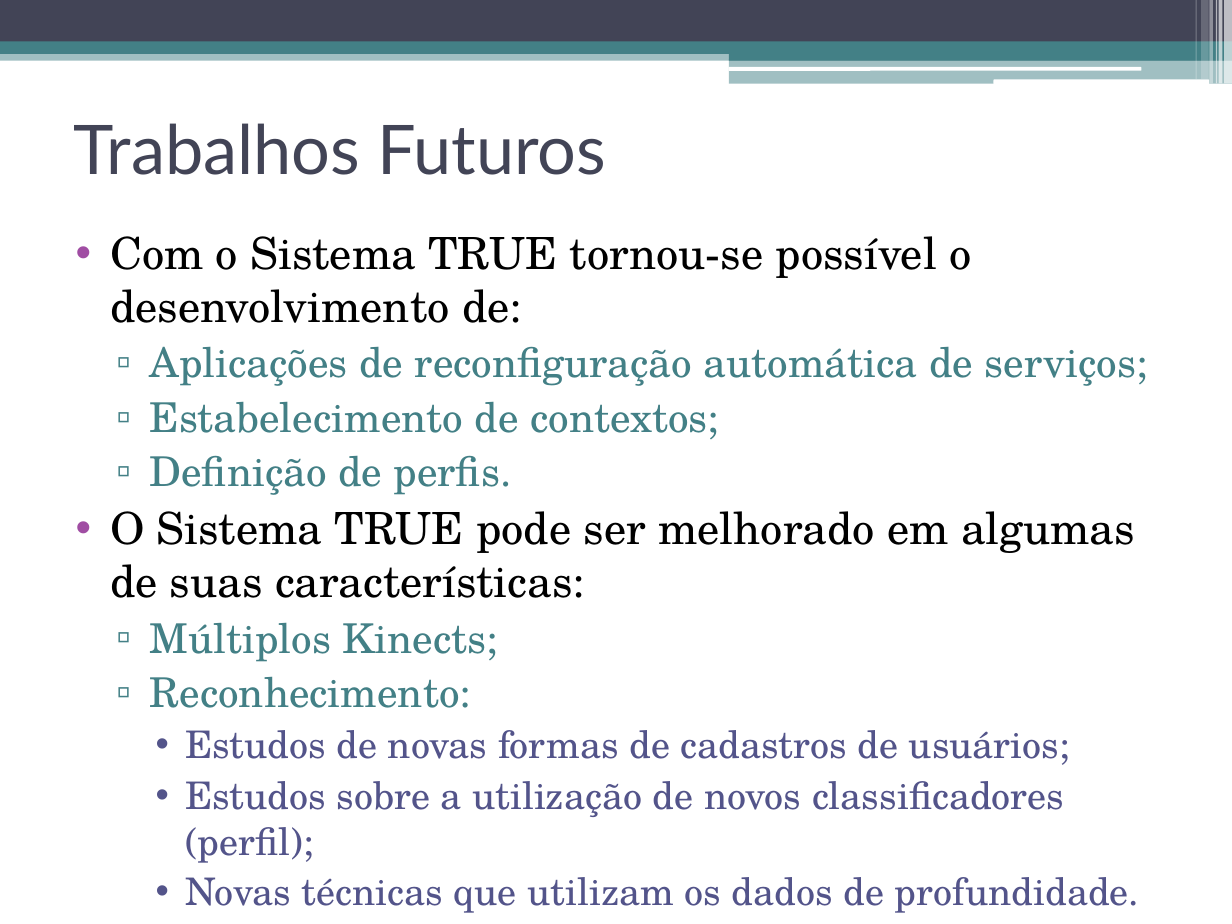
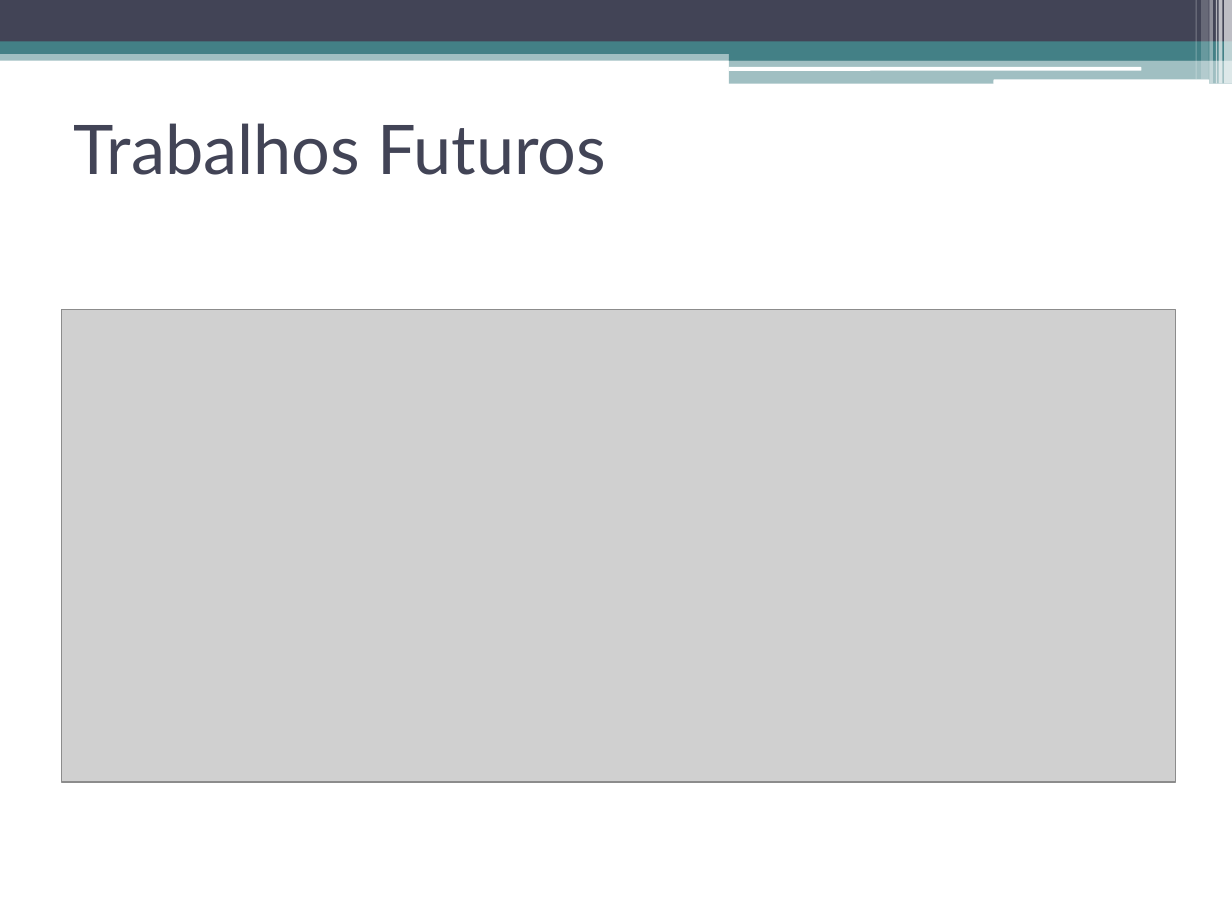
Before and after one commit to talesporto/Artigo-TRUE-SBCUP, a slide deck: slide 50 of apresentacao/ApresentacaoSBCUP.pptx. Drawn at 1232x924 pixels with LibreOffice and Linux fonts; fonts in the diff are those of the drawing; grey boxes stand for pictures. Boxes give left, top, right and bottom in pixels: in the first picture for what was removed or moved away, otherwise in the second. Text is boxed around its words. In the diff, an @@ line names an element or a change of style, - is before the commit and + after.

```diff
--- a/apresentacao/ApresentacaoSBCUP.pptx
+++ b/apresentacao/ApresentacaoSBCUP.pptx
@@ text removed at [110, 236, 1148, 906] @@
-• Com o Sistema TRUE tornou-se possível o desenvolvimento de:
-  ▫ Aplicações de reconfiguração automática de serviços;
-  ▫ Estabelecimento de contextos;
-  ▫ Definição de perfis.
-• O Sistema TRUE pode ser melhorado em algumas de suas características:
-  ▫ Múltiplos Kinects;
-  ▫ Reconhecimento:
-    • Estudos de novas formas de cadastros de usuários;
-    • Estudos sobre a utilização de novos classificadores (perfil);
-    • Novas técnicas que utilizam os dados de profundidade.
@@ picture added at [62, 309, 1175, 782] @@
```
Also in this commit, not shown: 2 other slides changed, 2 slides added, 2 slides removed, 2 other files.
